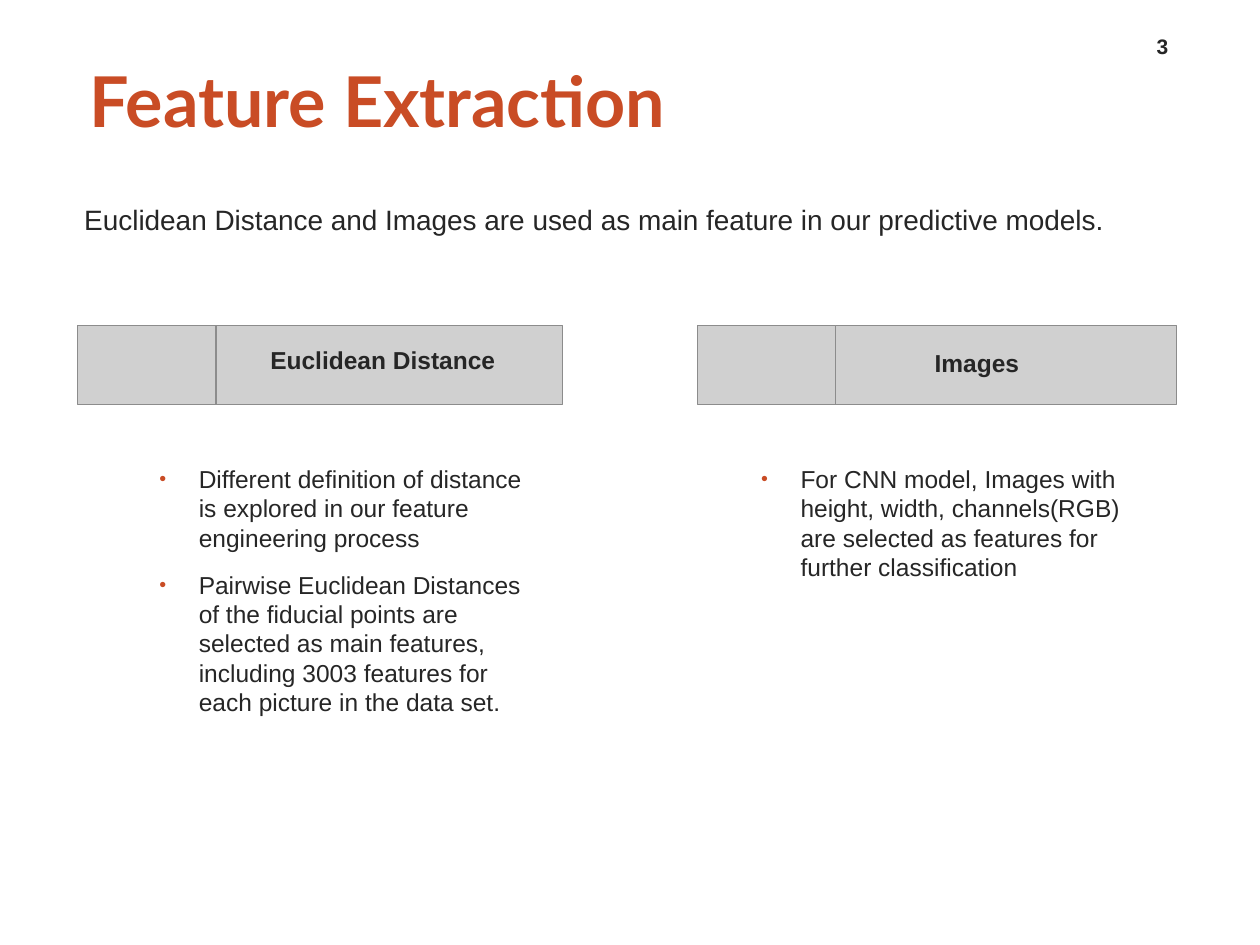
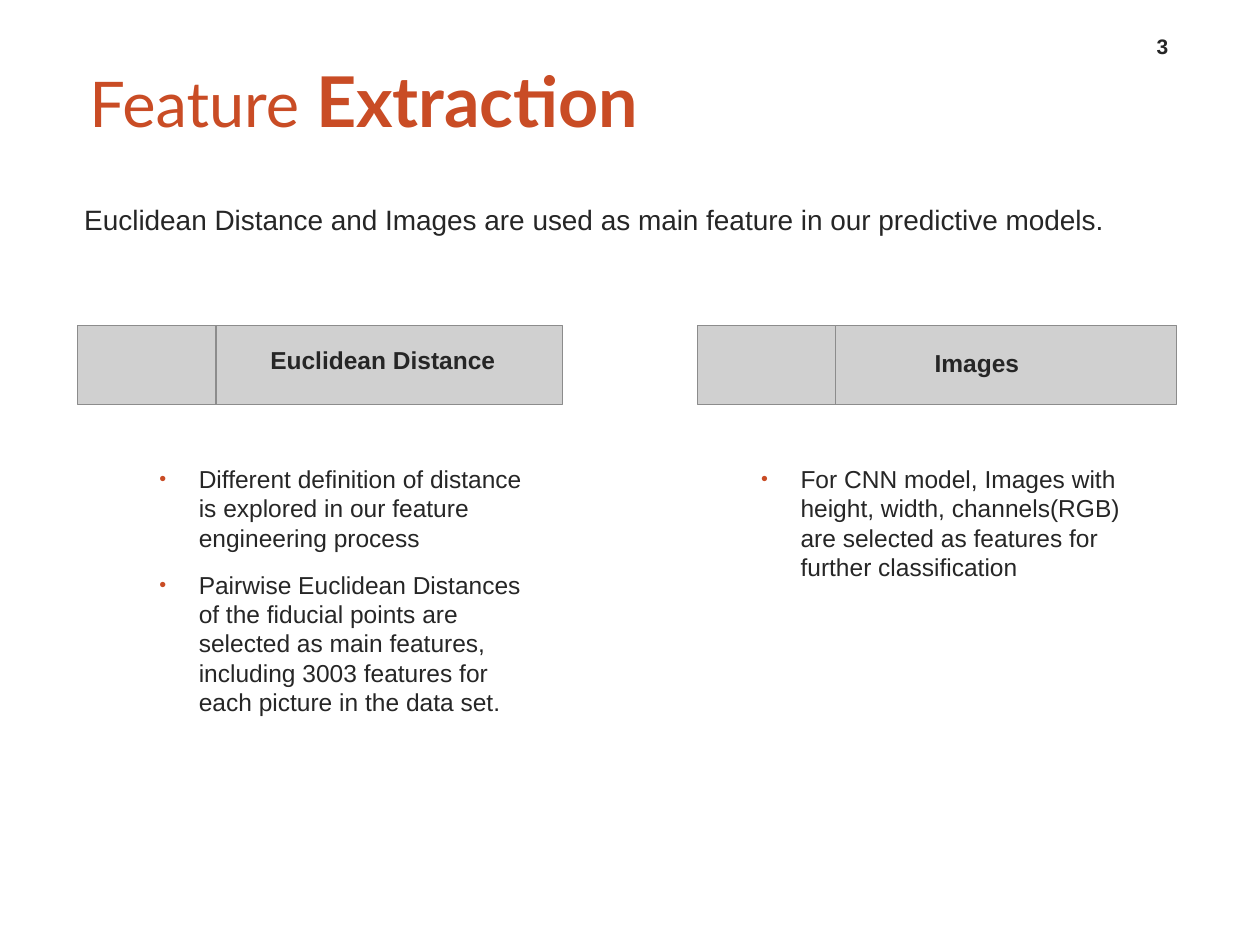
Before and after one commit to doublejifLuvC/Spring2020-Project3-group1, a slide deck: slide 3 of doc/Project 3.pptx. Drawn at 1260x945 pixels with LibreOffice and Linux fonts; fonts in the diff are those of the drawing; grey boxes stand for pictures; background and template pictures are left out. Boxes give left, top, right and bottom in pixels: in the first picture for what was removed or moved away, otherwise in the second. Text is boxed around its words. In the diff, an @@ line names an element or a change of style, - is before the commit and + after.

```diff
--- a/doc/Project 3.pptx
+++ b/doc/Project 3.pptx
@@ title "Feature Extraction" at (89, 75, 638, 128): size 40 to 36 pt, bold off in "Feature" @@
```
